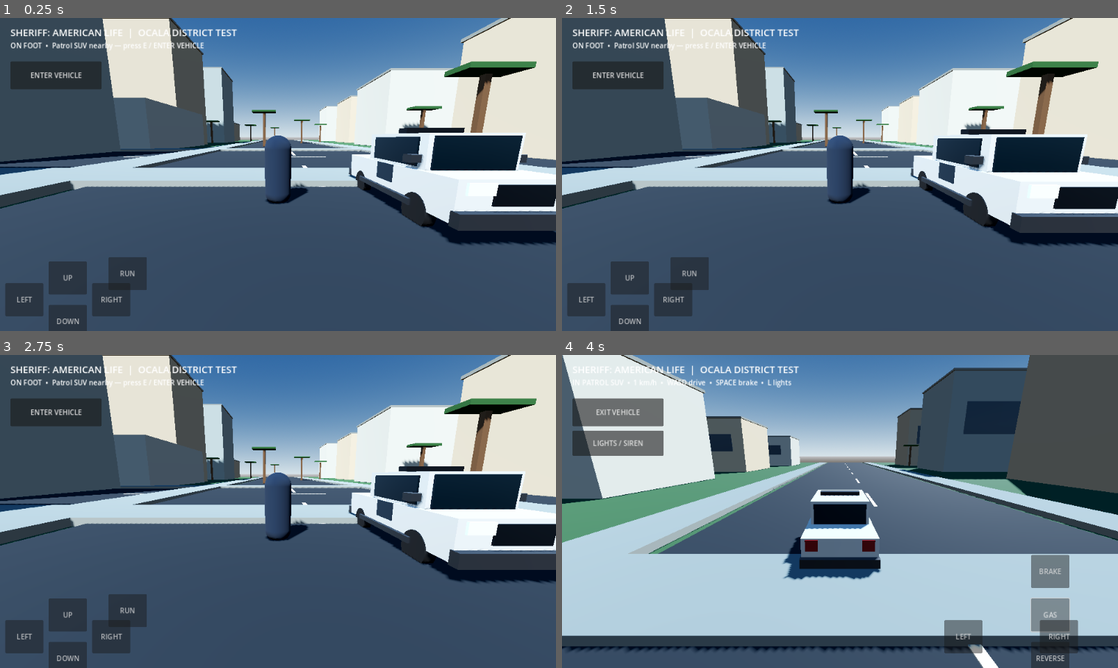
Above: before the commit, frames 1-4 (two rows, left to right).
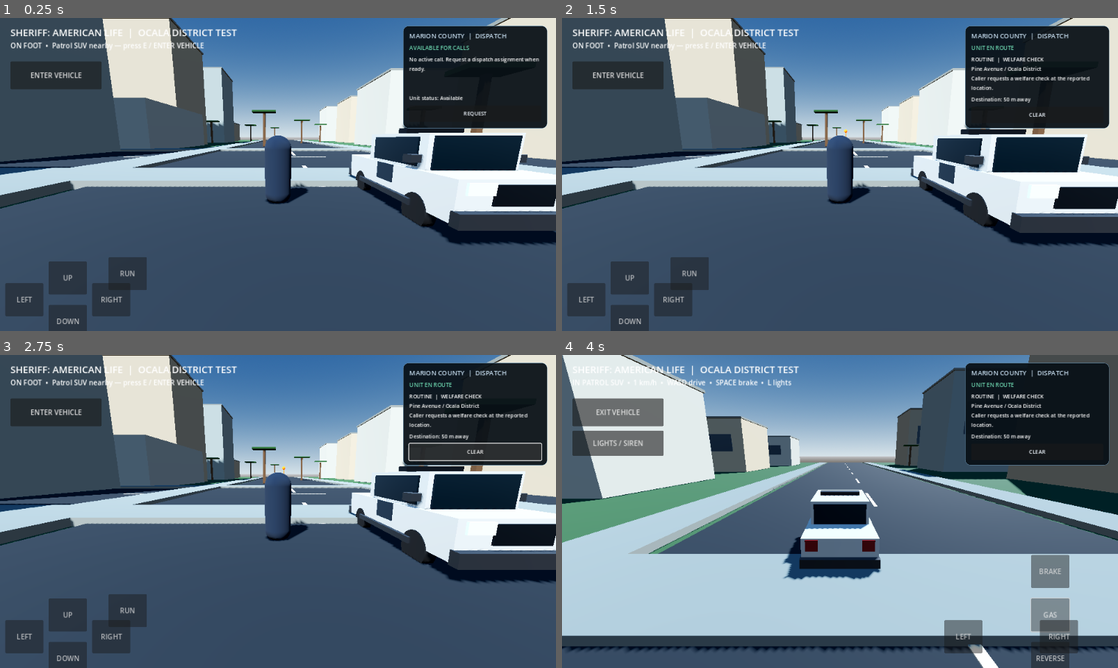
Above: after the commit, the same moments.

Repository: KremityssYTB/Sheriff--American-Life
Game: Godot game, scene res://scenes/main.tscn
The game is run twice, just before and just after one commit, with the same random seed, the same clock (stepped at 60 frames per second) and the same inputs.
Inputs (mouse positions are in pixels of both pictures, inside the frame that each line leads up to):
- Up to frame 1 (0.25 s): no input
- Up to frame 2 (1.5 s): click (1034, 115) at 0.5 s, where only the run after the commit has a clickable "REQUEST"; click (1034, 115) at 1.25 s, where only the run after the commit has a clickable "ACCEPT"
- Up to frame 3 (2.75 s): click (472, 452) at 2 s, where only the run after the commit has a clickable "CLEAR"
- Up to frame 4 (4 s): click "ENTER VEHICLE" at 2.75 s; click "GAS" at 3.5 s

The runs differ from the first frame. In frame 1, 8.1% of the frame differs, in the area x 72-99%, y 2-36%; in frame 2, 8.1%; in frame 3, 8.1%; in frame 4, 8.3%.

Commit message:
Add in-game dispatch panel and call response loop

Diff:
--- a/godot/scripts/main.gd
+++ b/godot/scripts/main.gd
@@ -2,6 +2,7 @@
 
 const DeputyController = preload("res://scripts/player_controller.gd")
 const PatrolSUVController = preload("res://scripts/patrol_suv.gd")
+const DispatchManager = preload("res://scripts/dispatch_manager.gd")
 var player: CharacterBody3D
 var patrol_suv: VehicleBody3D
 var in_vehicle := false
@@ -11,6 +12,14 @@
 var enter_button: Button
 var lights_button: Button
 var vehicle_look_touch_id := -1
+var dispatch_manager: Node
+var dispatch_summary: Label
+var dispatch_state_label: Label
+var dispatch_distance_label: Label
+var dispatch_request_button: Button
+var dispatch_accept_button: Button
+var dispatch_clear_button: Button
+var dispatch_marker: Node3D
 
 func _ready() -> void:
 	# Supersample the desktop Forward+ path; keep iOS at native resolution.
@@ -20,6 +29,10 @@
 	_build_district()
 	_spawn_player()
 	_spawn_patrol_suv()
+	dispatch_manager = DispatchManager.new()
+	dispatch_manager.name = "DispatchManager"
+	dispatch_manager.state_changed.connect(_refresh_dispatch_ui)
+	add_child(dispatch_manager)
 	_build_touch_hud()
 
 func _setup_input() -> void:
@@ -68,6 +81,10 @@
 	elif in_vehicle:
 		var speed := patrol_suv.linear_velocity.length() * 3.6
 		status_label.text = "IN PATROL SUV  •  %.0f km/h  •  WASD drive  •  SPACE brake  •  L lights" % speed
+	if is_instance_valid(dispatch_manager) and dispatch_manager.get_state_label() == "UNIT EN ROUTE":
+		var unit_position: Vector3 = patrol_suv.global_position if in_vehicle else player.global_position
+		var distance := unit_position.distance_to(dispatch_manager.get_destination())
+		dispatch_distance_label.text = "Destination: %.0f m away" % distance
 
 func _material(color: Color, roughness := 0.9) -> StandardMaterial3D:
 	var mat := StandardMaterial3D.new()
@@ -263,6 +280,7 @@
 	lights_button.visible = false
 	lights_button.pressed.connect(func(): patrol_suv.toggle_lights())
 	layer.add_child(lights_button)
+	_build_dispatch_panel(layer)
 
 class TouchButton:
 	extends Button
@@ -272,3 +290,132 @@
 		add_theme_font_size_override("font_size", 16)
 		button_down.connect(func(): Input.action_press(action_name))
 		button_up.connect(func(): Input.action_release(action_name))
+
+func _build_dispatch_panel(layer: CanvasLayer) -> void:
+	var panel := PanelContainer.new()
+	panel.name = "DispatchPanel"
+	panel.set_anchors_preset(Control.PRESET_TOP_RIGHT)
+	panel.offset_left = -352
+	panel.offset_right = -20
+	panel.offset_top = 18
+	panel.offset_bottom = 254
+	var panel_style := StyleBoxFlat.new()
+	panel_style.bg_color = Color(0.035, 0.065, 0.09, 0.94)
+	panel_style.border_color = Color(0.34, 0.48, 0.58, 0.9)
+	panel_style.set_border_width_all(1)
+	panel_style.set_corner_radius_all(12)
+	panel_style.content_margin_left = 14
+	panel_style.content_margin_right = 14
+	panel_style.content_margin_top = 12
+	panel_style.content_margin_bottom = 12
+	panel.add_theme_stylebox_override("panel", panel_style)
+	layer.add_child(panel)
+	var content := VBoxContainer.new()
+	content.add_theme_constant_override("separation", 7)
+	panel.add_child(content)
+	var heading := Label.new()
+	heading.text = "MARION COUNTY  |  DISPATCH"
+	heading.add_theme_font_size_override("font_size", 15)
+	heading.add_theme_color_override("font_color", Color(0.78, 0.87, 0.94))
+	content.add_child(heading)
+	dispatch_state_label = Label.new()
+	dispatch_state_label.text = "AVAILABLE FOR CALLS"
+	dispatch_state_label.add_theme_font_size_override("font_size", 13)
+	dispatch_state_label.add_theme_color_override("font_color", Color(0.42, 0.83, 0.68))
+	content.add_child(dispatch_state_label)
+	dispatch_summary = Label.new()
+	dispatch_summary.text = "No active call. Request a dispatch assignment when ready."
+	dispatch_summary.custom_minimum_size = Vector2(290, 82)
+	dispatch_summary.autowrap_mode = TextServer.AUTOWRAP_WORD_SMART
+	dispatch_summary.add_theme_font_size_override("font_size", 12)
+	content.add_child(dispatch_summary)
+	dispatch_distance_label = Label.new()
+	dispatch_distance_label.text = "Unit status: Available"
+	dispatch_distance_label.add_theme_font_size_override("font_size", 12)
+	content.add_child(dispatch_distance_label)
+	var actions := HBoxContainer.new()
+	actions.add_theme_constant_override("separation", 6)
+	content.add_child(actions)
+	dispatch_request_button = _dispatch_button("REQUEST", _offer_dispatch_call)
+	dispatch_accept_button = _dispatch_button("ACCEPT", _accept_dispatch_call)
+	dispatch_clear_button = _dispatch_button("CLEAR", _complete_dispatch_call)
+	actions.add_child(dispatch_request_button)
+	actions.add_child(dispatch_accept_button)
+	actions.add_child(dispatch_clear_button)
+	_refresh_dispatch_ui()
+
+func _dispatch_button(caption: String, callback: Callable) -> Button:
+	var button := Button.new()
+	button.text = caption
+	button.size_flags_horizontal = Control.SIZE_EXPAND_FILL
+	button.custom_minimum_size = Vector2(0, 38)
+	button.add_theme_font_size_override("font_size", 12)
+	button.add_theme_color_override("font_color", Color(0.94, 0.97, 1.0))
+	button.pressed.connect(callback)
+	return button
+
+func _offer_dispatch_call() -> void:
+	if dispatch_manager.offer_call():
+		dispatch_distance_label.text = "Review the call and accept when ready."
+
+func _accept_dispatch_call() -> void:
+	if dispatch_manager.accept_call():
+		_create_dispatch_marker(dispatch_manager.get_destination())
+		_refresh_dispatch_ui()
+
+func _complete_dispatch_call() -> void:
+	var unit_position: Vector3 = patrol_suv.global_position if in_vehicle else player.global_position
+	if unit_position.distance_to(dispatch_manager.get_destination()) > 10.0:
+		dispatch_distance_label.text = "Move within 10 m of the call location to clear it."
+		return
+	if dispatch_manager.clear_call():
+		if is_instance_valid(dispatch_marker):
+			dispatch_marker.queue_free()
+		dispatch_marker = null
+		dispatch_distance_label.text = "Report complete. Unit available."
+		_refresh_dispatch_ui()
+
+func _create_dispatch_marker(destination: Vector3) -> void:
+	if is_instance_valid(dispatch_marker):
+		dispatch_marker.queue_free()
+	dispatch_marker = Node3D.new()
+	dispatch_marker.name = "DispatchDestinationMarker"
+	dispatch_marker.position = destination
+	add_child(dispatch_marker)
+	var marker_material := StandardMaterial3D.new()
+	marker_material.albedo_color = Color(1.0, 0.48, 0.08)
+	marker_material.emission_enabled = true
+	marker_material.emission = Color(1.0, 0.24, 0.025)
+	var pole := MeshInstance3D.new()
+	var pole_mesh := CylinderMesh.new()
+	pole_mesh.top_radius = 0.07
+	pole_mesh.bottom_radius = 0.07
+	pole_mesh.height = 3.2
+	pole.mesh = pole_mesh
+	pole.position.y = 1.6
+	pole.material_override = marker_material
+	dispatch_marker.add_child(pole)
+	var beacon := MeshInstance3D.new()
+	var beacon_mesh := SphereMesh.new()
+	beacon_mesh.radius = 0.42
+	beacon_mesh.height = 0.84
+	beacon.mesh = beacon_mesh
+	beacon.position.y = 3.35
+	beacon.material_override = marker_material
+	dispatch_marker.add_child(beacon)
+
+func _refresh_dispatch_ui() -> void:
+	if not is_instance_valid(dispatch_manager) or not is_instance_valid(dispatch_summary):
+		return
+	var state_text: String = dispatch_manager.get_state_label()
+	dispatch_state_label.text = state_text
+	dispatch_summary.text = dispatch_manager.get_call_summary()
+	dispatch_request_button.visible = state_text == "AVAILABLE FOR CALLS" or state_text == "CALL CLEARED"
+	dispatch_accept_button.visible = state_text == "CALL OFFERED"
+	dispatch_clear_button.visible = state_text == "UNIT EN ROUTE"
+	if state_text == "AVAILABLE FOR CALLS" or state_text == "CALL CLEARED":
+		dispatch_distance_label.text = "Unit status: Available"
+	elif state_text == "CALL OFFERED":
+		dispatch_distance_label.text = "Awaiting unit acknowledgement."
+	elif state_text == "UNIT EN ROUTE":
+		dispatch_distance_label.text = "Proceed to the marked location."
